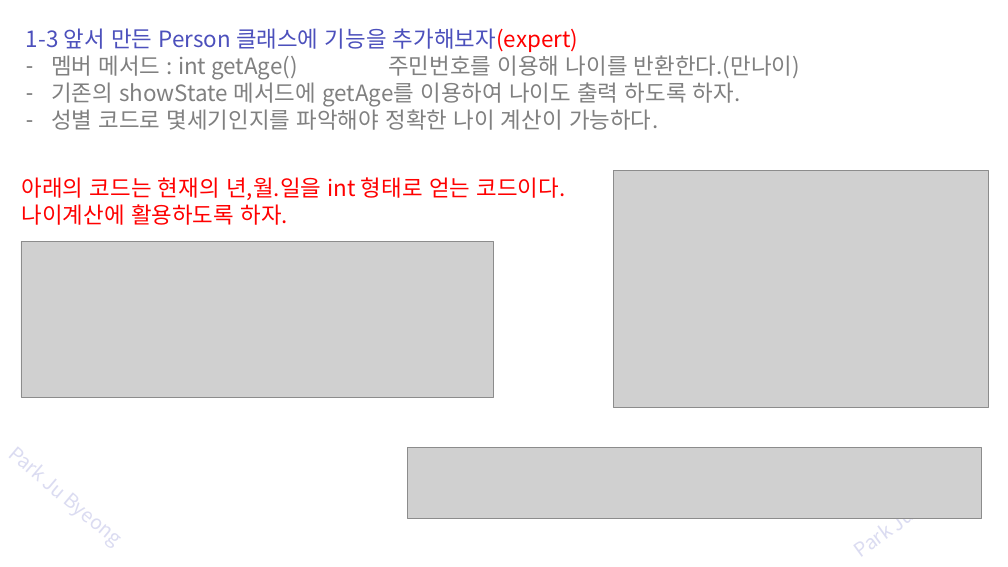
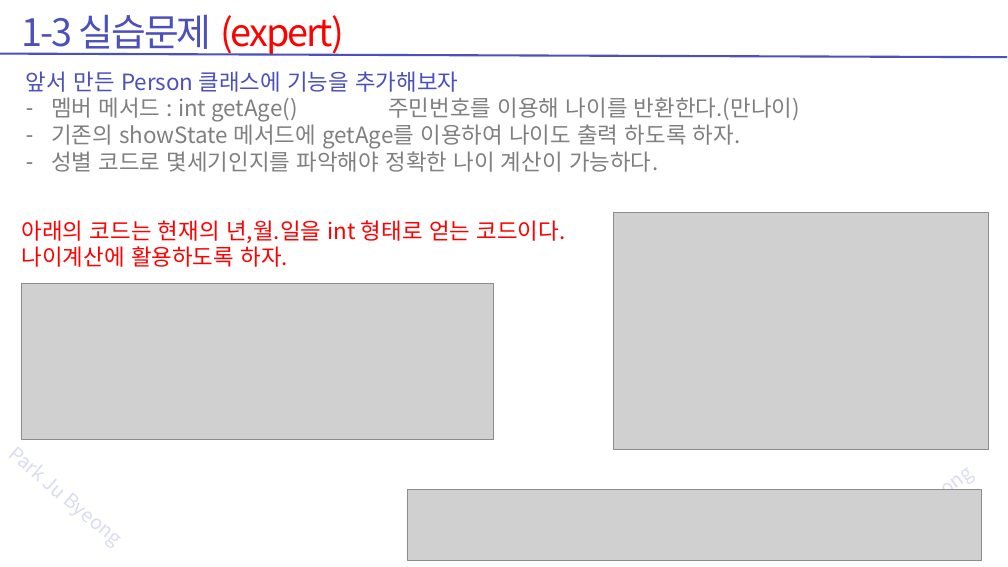
Before and after one commit to zest132/JavaLecture, a slide deck: slide 27 of JavaLecture/LectureFile/java 7강 멤버변수와메모리.pptx. Drawn at 1008x567 pixels with LibreOffice and Linux fonts; fonts in the diff are those of the drawing; grey boxes stand for pictures. Boxes give left, top, right and bottom in pixels: in the first picture for what was removed or moved away, otherwise in the second. Text is boxed around its words. In the diff, an @@ line names an element or a change of style, - is before the commit and + after.

```diff
--- a/JavaLecture/LectureFile/java 7강 멤버변수와메모리.pptx
+++ b/JavaLecture/LectureFile/java 7강 멤버변수와메모리.pptx
@@ text added at <box>22,14,344,56</box>, 54 pt, text #FF0000 @@
+1-3 실습문제 (expert)
@@ line added from (1007, 57) to (0, 53), #4C50BC 3 pt @@
@@ 3 pictures, 2 texts: place and size @@
-3 pictures, 2 texts at <box>21,28,988,519</box>
+3 pictures, 2 texts at <box>21,71,988,560</box>
@@ text at <box>26,71,458,92</box>: text changed @@
-1-3 앞서 만든 Person 클래스에 기능을 추가해보자(expert)
+앞서 만든 Person 클래스에 기능을 추가해보자
```
Also in this commit, not shown: 29 other slides changed, 4 slides added, 4 slides removed, 6 other files.
